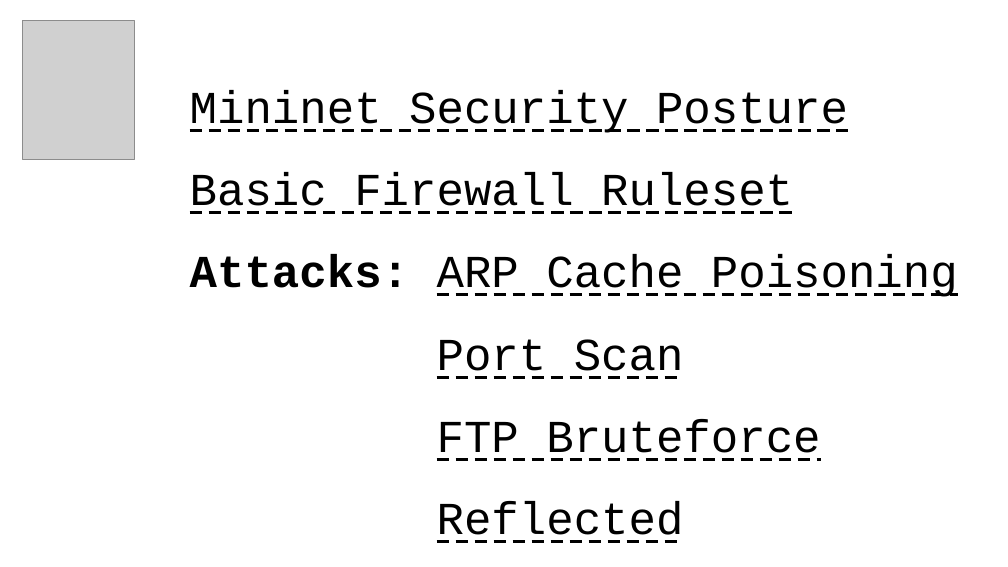
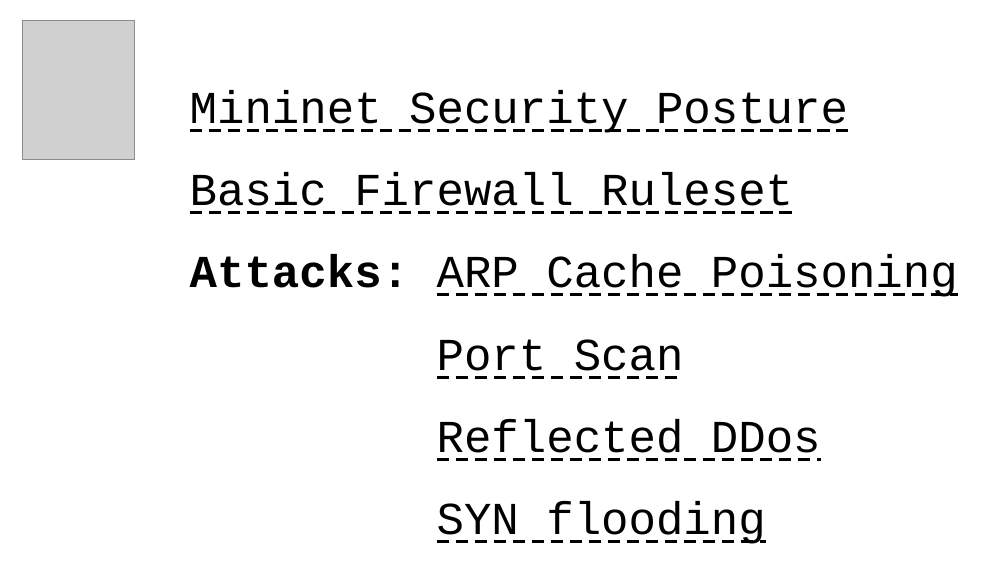
Before and after one commit to nottoBD/mininet-secops, a slide deck: slide 2 of slides_presentation_mininet-secops.odp. Drawn at 1008x567 pixels with LibreOffice and Linux fonts; fonts in the diff are those of the drawing; grey boxes stand for pictures. Boxes give left, top, right and bottom in pixels: in the first picture for what was removed or moved away, otherwise in the second. Text is boxed around its words. In the diff, an @@ line names an element or a change of style, - is before the commit and + after.

Commit message:
slide presentation

```diff
--- a/slides_presentation_mininet-secops.odp
+++ b/slides_presentation_mininet-secops.odp
@@ text at box(437, 419, 821, 544): text changed @@
-FTP Bruteforce
-Reflected
+Reflected DDos
+SYN flooding
```
Also in this commit, not shown: 16 other slides changed, 6 slides added.
